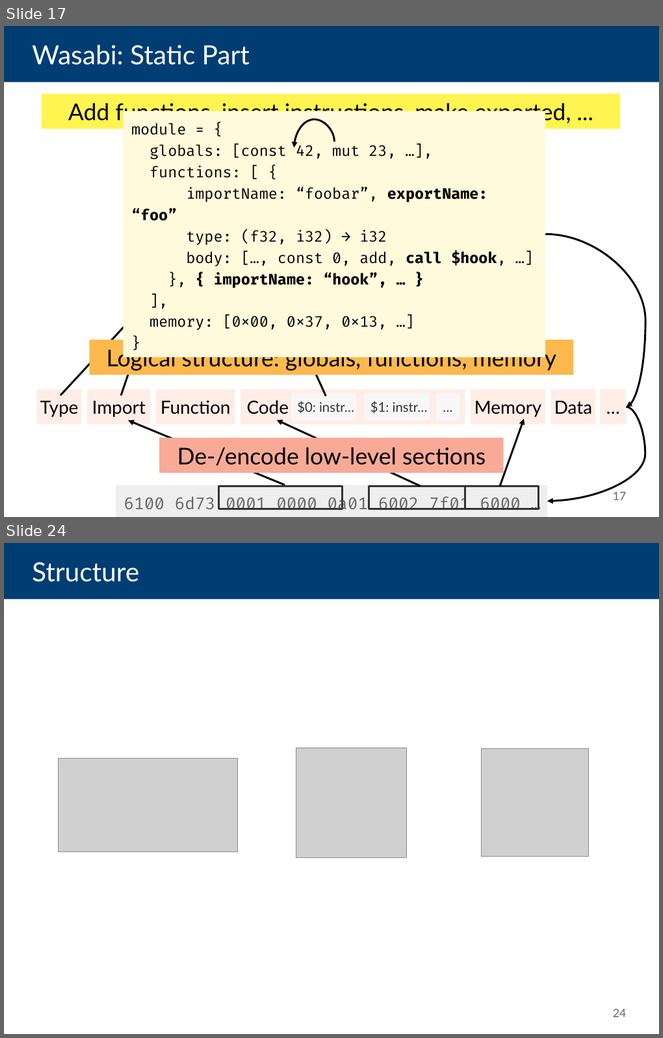
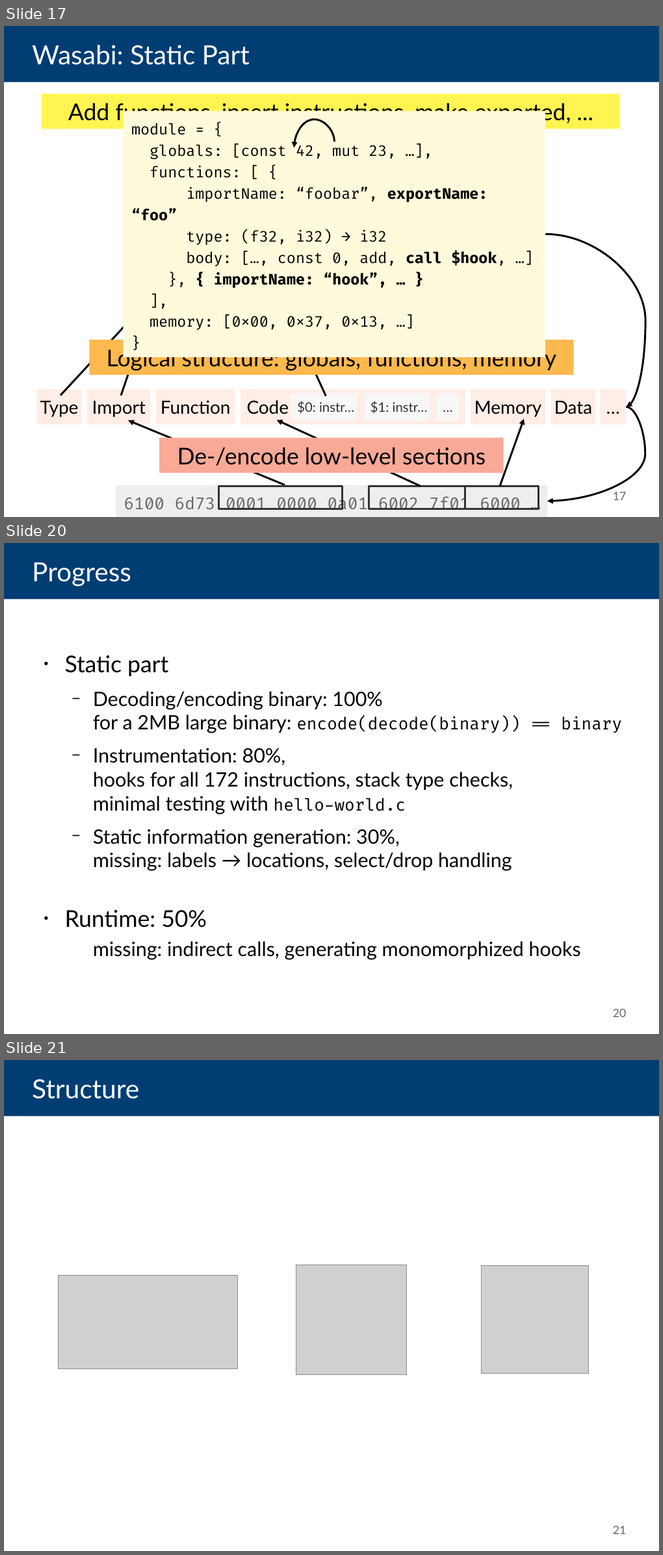
Before and after one commit to danleh/wasabi, a slide deck: 2018-04-11 Presentation/own-work.odp. Shown one above the other, each under a label of ours: slides 17 and 24 before the commit, slides 17, 20 and 21 after it; the slides between them are not shown. The pictures are 663x1038 and 663x1555 pixels, drawn with LibreOffice and Linux fonts; fonts in the diff are those of the drawing; grey boxes stand for pictures. Boxes give left, top, right and bottom in pixels: in the first picture for what was removed or moved away, otherwise in the second. Text is boxed around its words. In the diff, an @@ line names an element or a change of style, - is before the commit and + after.

```diff
--- a/2018-04-11 Presentation/own-work.odp
+++ b/2018-04-11 Presentation/own-work.odp
@@ slide 20 added at [4,543,659,1034], background #FFFFFF @@
@@ title added at [4,543,659,599], fill #003D73, 32 pt, text #FFFFFF @@
+Progress
@@ text added at [65,655,622,960], 24 pt, text #000000 @@
+● Static part
+  − Decoding/encoding binary: 100%
+    for a 2MB large binary: encode(decode(binary)) == binary
+  − Instrumentation: 80%,
+    hooks for all 172 instructions, stack type checks,
+    minimal testing with hello-world.c
+  − Static information generation: 30%,
+    missing: labels → locations, select/drop handling
+● Runtime: 50%
+  missing: indirect calls, generating monomorphized hooks
@@ page number added at [613,1009,627,1017], 14 pt, text #666666 @@
+20
@@ what was slide 24 is now slide 21 @@
@@ page number at [613,1526,627,1534]: text changed @@
-24
+21
```
Also in this commit, not shown: 7 slides changed, 8 other slides added, 5 slides removed.
